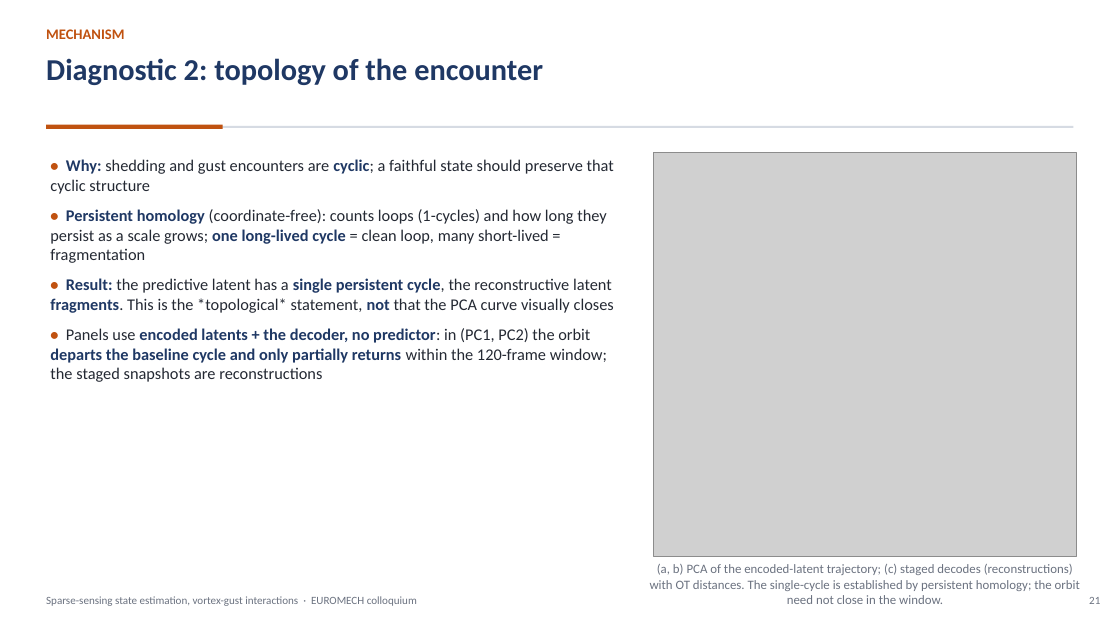
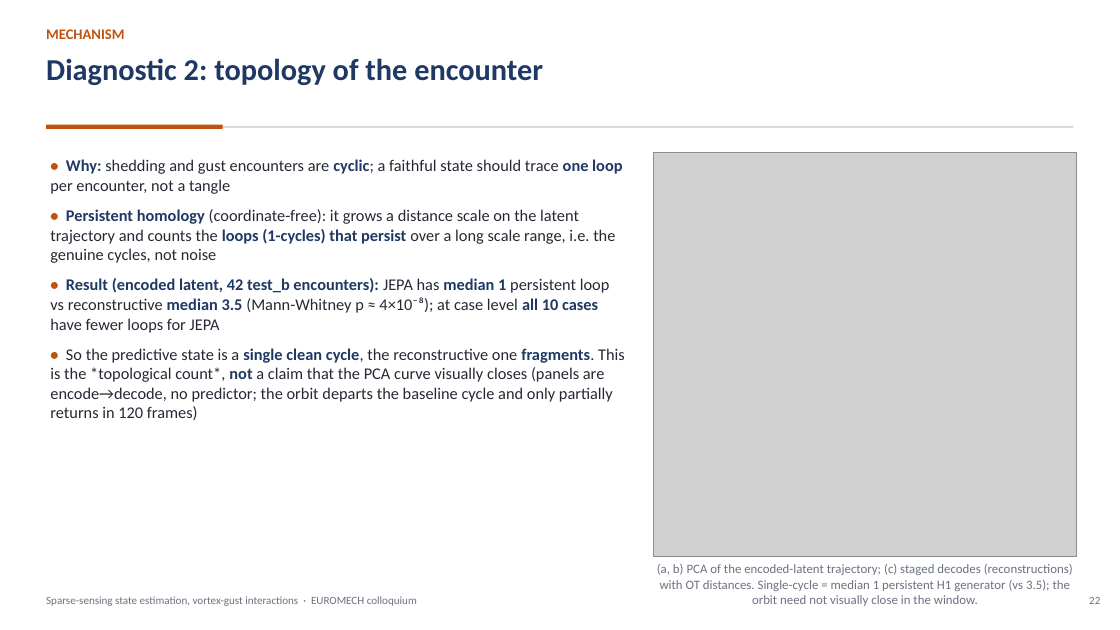
Before and after one commit to sanmi90/GUST-JEPA, a slide deck: slide 22 of paper/talk/euromech_gust_jepa.pptx (slide 21 before the commit). Drawn at 1120x630 pixels with LibreOffice and Linux fonts; fonts in the diff are those of the drawing; grey boxes stand for pictures. Boxes give left, top, right and bottom in pixels: in the first picture for what was removed or moved away, otherwise in the second. Text is boxed around its words. In the diff, an @@ line names an element or a change of style, - is before the commit and + after.

```diff
--- a/paper/talk/euromech_gust_jepa.pptx
+++ b/paper/talk/euromech_gust_jepa.pptx
@@ text at [50,159,625,420]: text changed @@
-• Why: shedding and gust encounters are cyclic; a faithful state should preserve that cyclic structure
-• Persistent homology (coordinate-free): counts loops (1-cycles) and how long they persist as a scale grows; one long-lived cycle = clean loop, many short-lived = fragmentation
-• Result: the predictive latent has a single persistent cycle, the reconstructive latent fragments. This is the *topological* statement, not that the PCA curve visually closes
-• Panels use encoded latents + the decoder, no predictor: in (PC1, PC2) the orbit departs the baseline cycle and only partially returns within the 120-frame window; the staged snapshots are reconstructions
+• Why: shedding and gust encounters are cyclic; a faithful state should trace one loop per encounter, not a tangle
+• Persistent homology (coordinate-free): it grows a distance scale on the latent trajectory and counts the loops (1-cycles) that persist over a long scale range, i.e. the genuine cycles, not noise
+• Result (encoded latent, 42 test_b encounters): JEPA has median 1 persistent loop vs reconstructive median 3.5 (Mann-Whitney p ≈ 4×10⁻⁸); at case level all 10 cases have fewer loops for JEPA
+• So the predictive state is a single clean cycle, the reconstructive one fragments. This is the *topological count*, not a claim that the PCA curve visually closes (panels are encode→decode, no predictor; the orbit departs the baseline cycle and only partially returns in 120 frames)
@@ text at [657,564,1073,606]: text changed @@
-(a, b) PCA of the encoded-latent trajectory; (c) staged decodes (reconstructions) with OT distances. The single-cycle is established by persistent homology; the orbit need not close in the window.
+(a, b) PCA of the encoded-latent trajectory; (c) staged decodes (reconstructions) with OT distances. Single-cycle = median 1 persistent H1 generator (vs 3.5); the orbit need not visually close in the window.
@@ text at [1089,597,1100,604]: text changed @@
-21
+22
```
Also in this commit, not shown: 17 other slides changed, 1 slide added, 1 slide removed, 7 other files.
